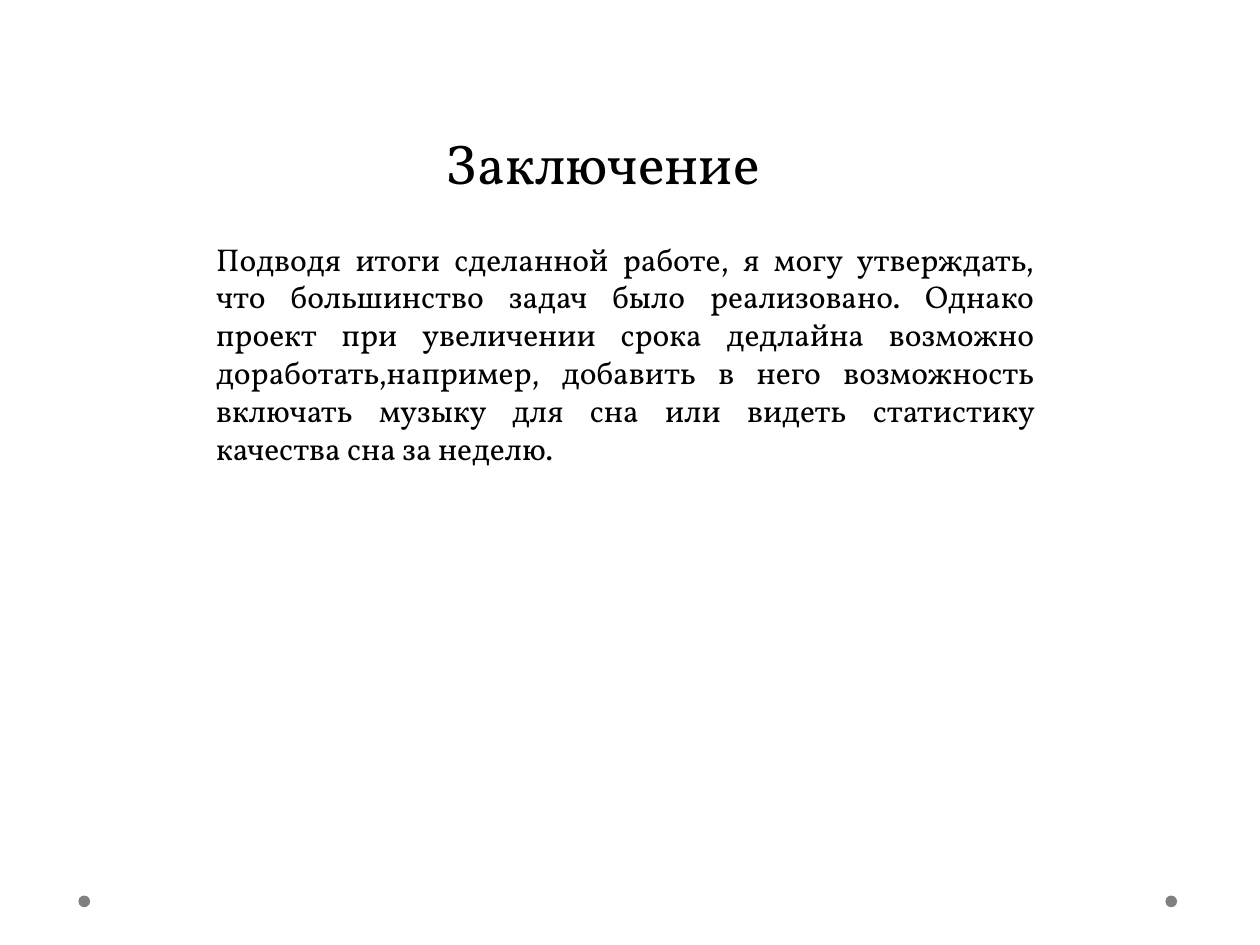
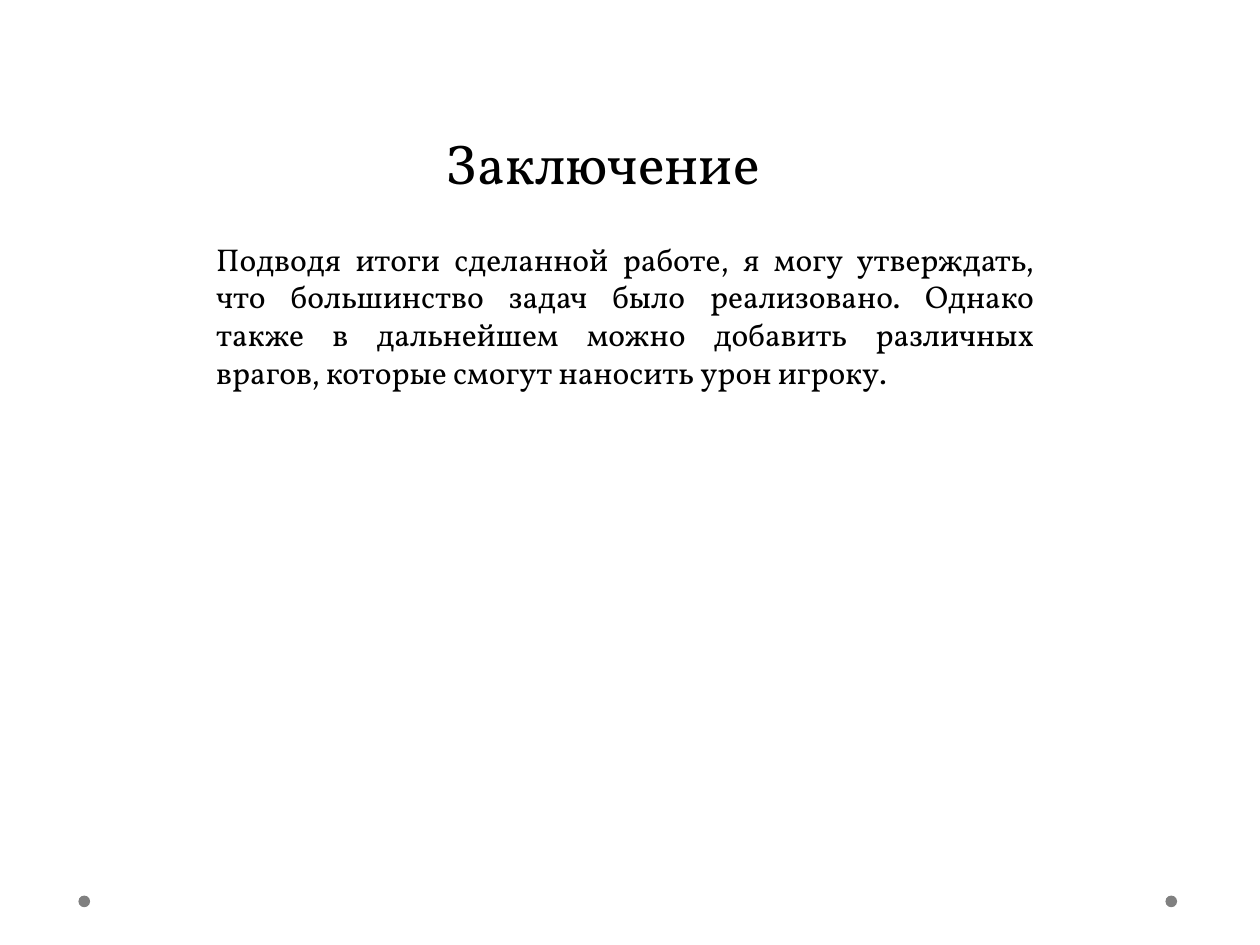
Before and after one commit to Arina30052007/zelda, a slide deck: slide 4 of Project_game/презентация2.pptx. Drawn at 1260x945 pixels with LibreOffice and Linux fonts; fonts in the diff are those of the drawing; background and template pictures are left out. Boxes give left, top, right and bottom in pixels: in the first picture for what was removed or moved away, otherwise in the second. Text is boxed around its words. In the diff, an @@ line names an element or a change of style, - is before the commit and + after.

```diff
--- a/Project_game/презентация2.pptx
+++ b/Project_game/презентация2.pptx
@@ text at bbox=[216, 248, 1034, 392]: text changed @@
-Подводя итоги сделанной работе, я могу утверждать, что большинство задач было реализовано. Однако проект при увеличении срока дедлайна возможно доработать,например, добавить в него возможность включать музыку для сна или видеть статистику качества сна за неделю.
+Подводя итоги сделанной работе, я могу утверждать, что большинство задач было реализовано. Однако также в дальнейшем можно добавить различных врагов, которые смогут наносить урон игроку.
```
Also in this commit, not shown: 2 other slides changed, 6 other files.
